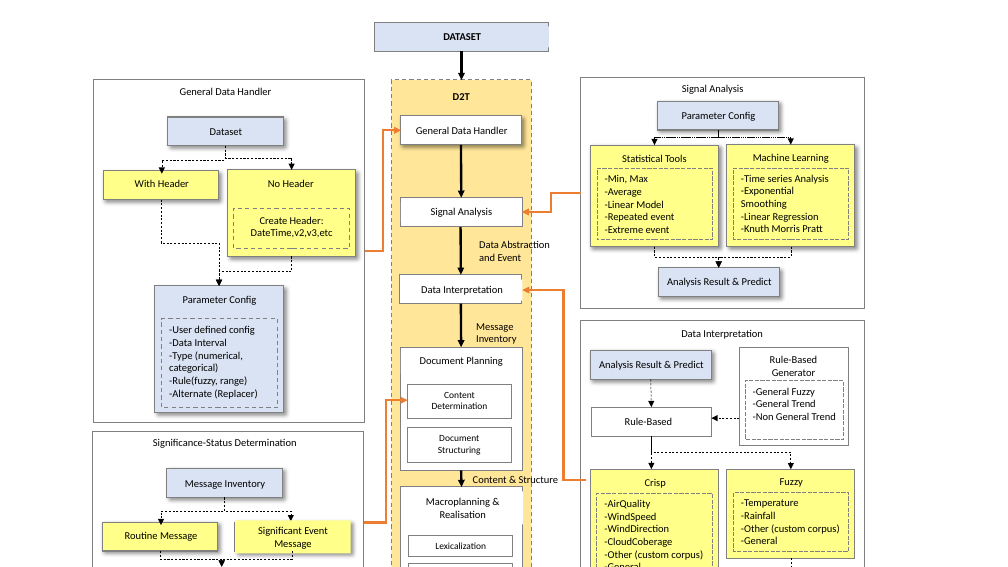
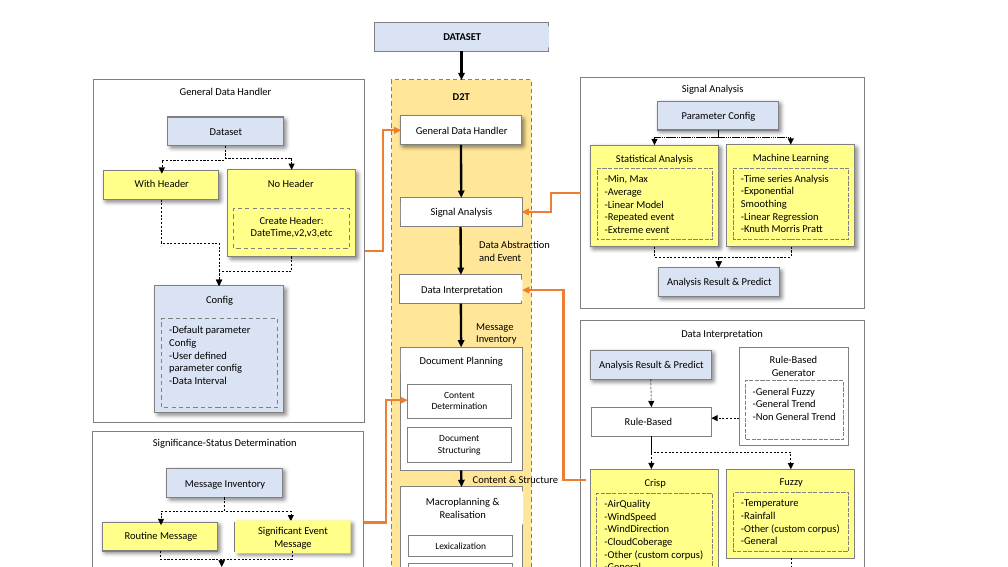
Before and after one commit to lyridwan/D2T_Apps, a slide deck: slide 3 of Resource/Skripsi/Desain Penelitian.pptx. Drawn at 1008x567 pixels with LibreOffice and Linux fonts; fonts in the diff are those of the drawing. Boxes give left, top, right and bottom in pixels: in the first picture for what was removed or moved away, otherwise in the second. Text is boxed around its words. In the diff, an @@ line names an element or a change of style, - is before the commit and + after.

```diff
--- a/Resource/Skripsi/Desain Penelitian.pptx
+++ b/Resource/Skripsi/Desain Penelitian.pptx
@@ text at <box>616,154,693,164</box>: text changed @@
-Statistical Tools
+Statistical Analysis
@@ text at <box>206,295,233,305</box>: text changed @@
-Parameter Config
+Config
@@ text at <box>169,325,251,373</box>: text changed @@
--User defined config
+-Default parameter Config
+-User defined parameter config
@@ text at <box>169,351,257,399</box>: paragraphs removed @@
--Type (numerical, categorical)
--Rule(fuzzy, range)
--Alternate (Replacer)
```
Also in this commit, not shown: 1 other slide changed, 14 other files.
